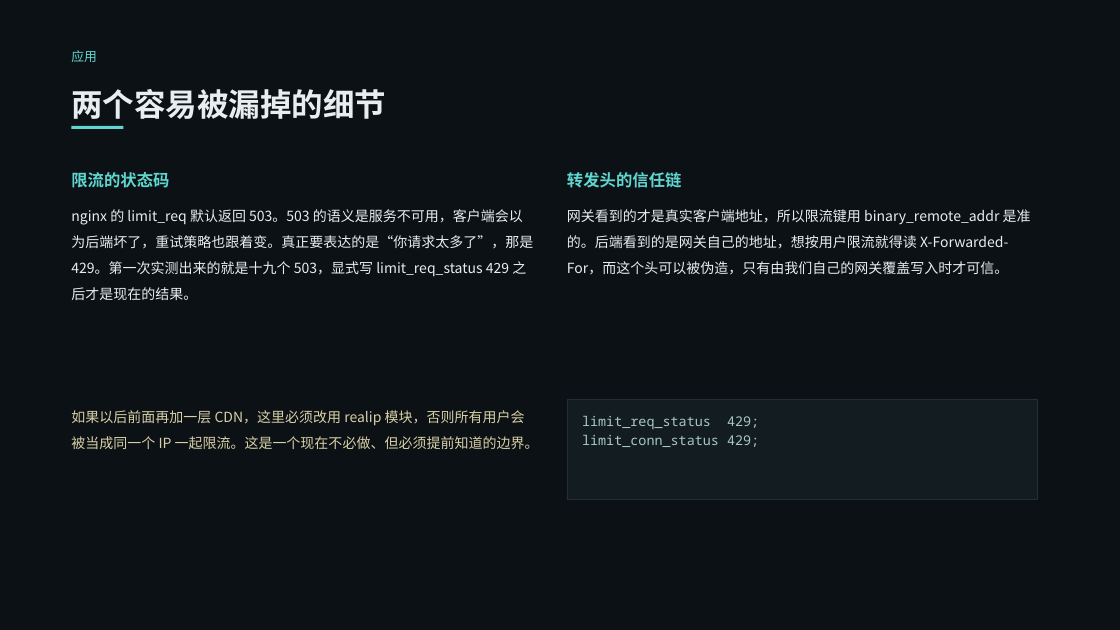
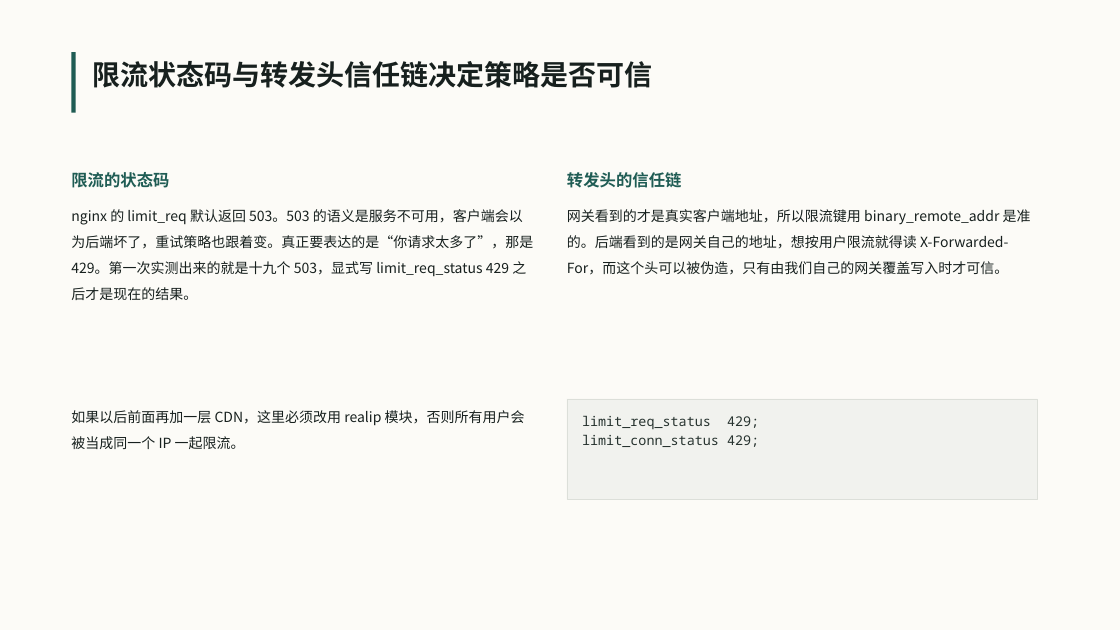
Before and after one commit to VesselPaper/symbiont, a slide deck: slide 12 of share/技术分享-应用代理与负载均衡.pptx. Drawn at 1120x630 pixels with LibreOffice and Linux fonts; fonts in the diff are those of the drawing. Boxes give left, top, right and bottom in pixels: in the first picture for what was removed or moved away, otherwise in the second. Text is boxed around its words. In the diff, an @@ line names an element or a change of style, - is before the commit and + after.

```diff
--- a/share/技术分享-应用代理与负载均衡.pptx
+++ b/share/技术分享-应用代理与负载均衡.pptx
@@ rectangle at bbox=[0, 0, 1120, 630]: fill #0B1114 to #FCFBF7 @@
@@ text removed at bbox=[71, 50, 97, 62] @@
-应用
@@ rectangle added at bbox=[71, 52, 76, 113], fill #1F5C54 @@
@@ text at bbox=[92, 61, 652, 88]: text changed; size 27 to 24 pt; text colour #E6EEEF to #17201E @@
-两个容易被漏掉的细节
+限流状态码与转发头信任链决定策略是否可信
@@ rectangle removed at bbox=[71, 126, 124, 129] @@
@@ text "限流的状态码" at bbox=[71, 172, 169, 188]: text colour #5FD6D0 to #1F5C54 @@
@@ text "转发头的信任链" at bbox=[567, 172, 681, 188]: text colour #5FD6D0 to #1F5C54 @@
@@ text "nginx 的 limit_req 默认返回 503。503 ..." at bbox=[71, 209, 533, 300]: text colour #E6EEEF to #17201E @@
@@ text "网关看到的才是真实客户端地址，所以限流键用 binary_remote_addr 是准的。后端看到的是网关自己的地址，想 ..." at bbox=[567, 209, 1031, 275]: text colour #E6EEEF to #17201E @@
@@ text at bbox=[71, 410, 525, 449]: text changed; text colour #D8CFA8 to #17201E @@
-如果以后前面再加一层 CDN，这里必须改用 realip 模块，否则所有用户会被当成同一个 IP 一起限流。这是一个现在不必做、但必须提前知道的边界。
+如果以后前面再加一层 CDN，这里必须改用 realip 模块，否则所有用户会被当成同一个 IP 一起限流。
@@ rectangle "limit_req_status 429;" at bbox=[567, 399, 1038, 500]: text colour #A8C6C8 to #27332F; fill #131C21 to #F1F2EE; outline #223035 0.75 pt to #DCDFD9 0.75 pt @@
```
Also in this commit, not shown: 15 other slides changed, 4 slides added, 4 slides removed, 1 other file.
